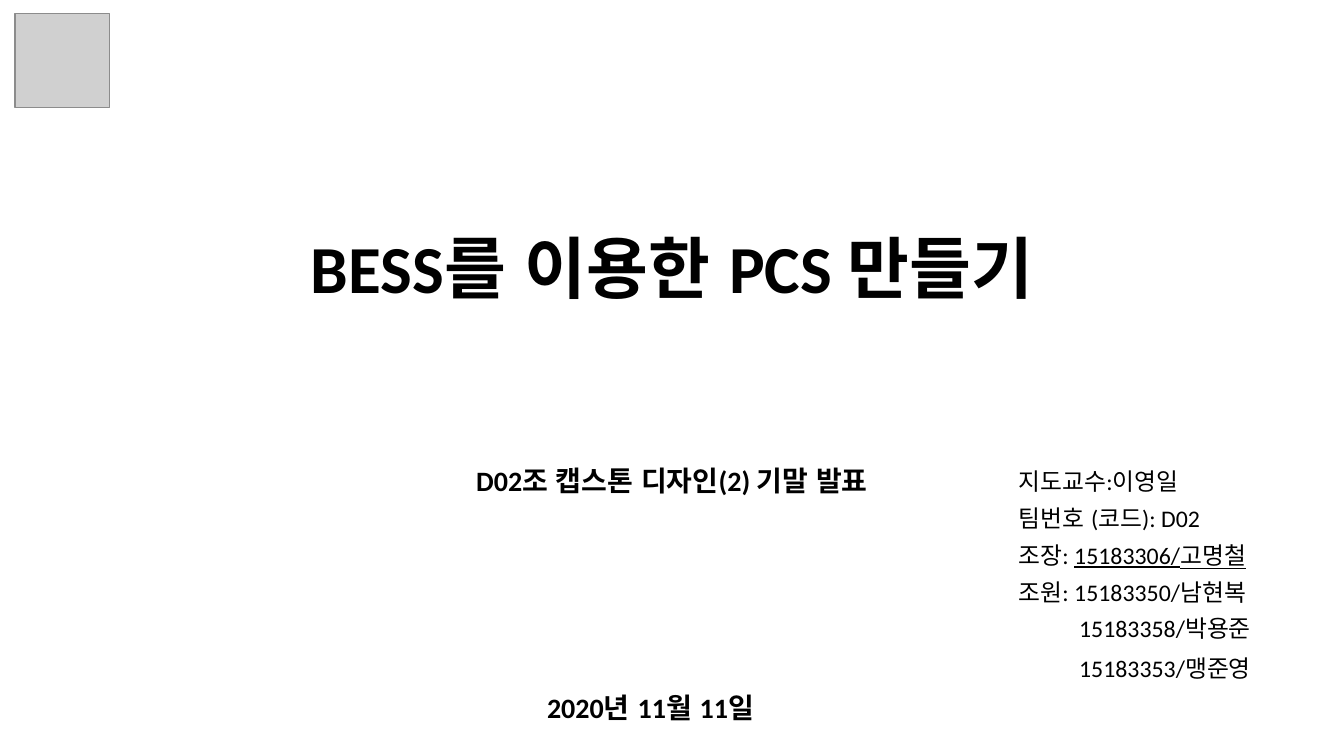
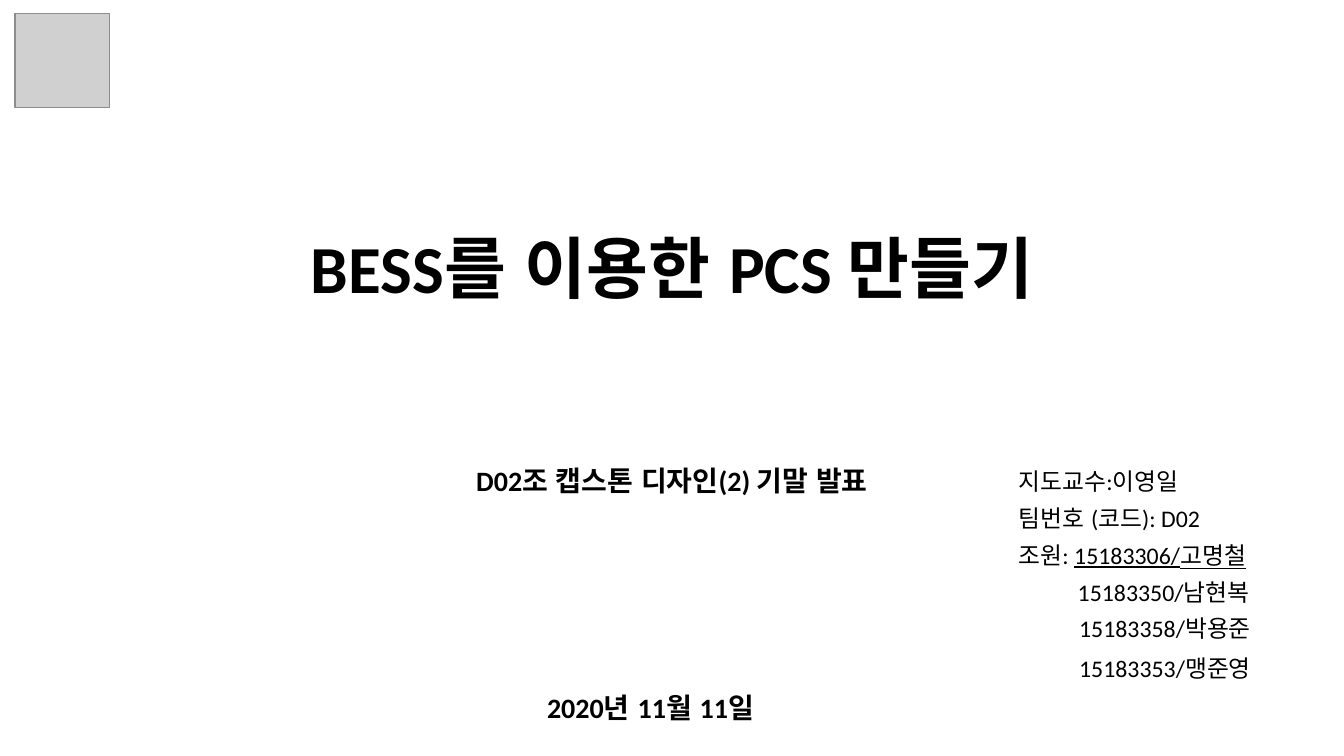
Before and after one commit to ParkYongJun03/YJP, a slide deck: slide 1 of link/D02_BESS를 이용한 PCS 만들기_기말보고서.pptx. Drawn at 1344x756 pixels with LibreOffice and Linux fonts; fonts in the diff are those of the drawing; grey boxes stand for pictures. Boxes give left, top, right and bottom in pixels: in the first picture for what was removed or moved away, otherwise in the second. Text is boxed around its words. In the diff, an @@ line names an element or a change of style, - is before the commit and + after.

```diff
--- a/link/D02_BESS를 이용한 PCS 만들기_기말보고서.pptx
+++ b/link/D02_BESS를 이용한 PCS 만들기_기말보고서.pptx
@@ subtitle at box(1019, 544, 1250, 603): text changed @@
-조장: 15183306/고명철
-조원: 15183350/남현복
+조원: 15183306/고명철
+15183350/남현복
```
Also in this commit, not shown: 1 other file.
